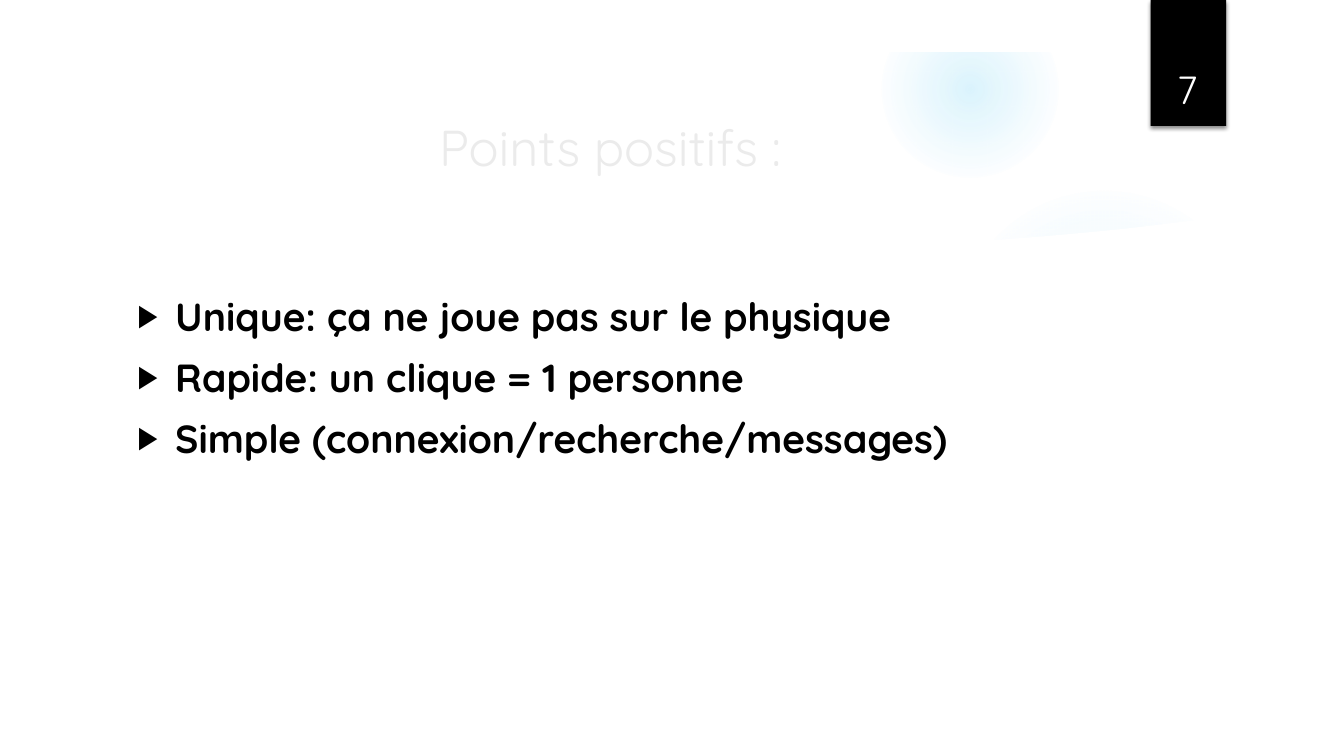
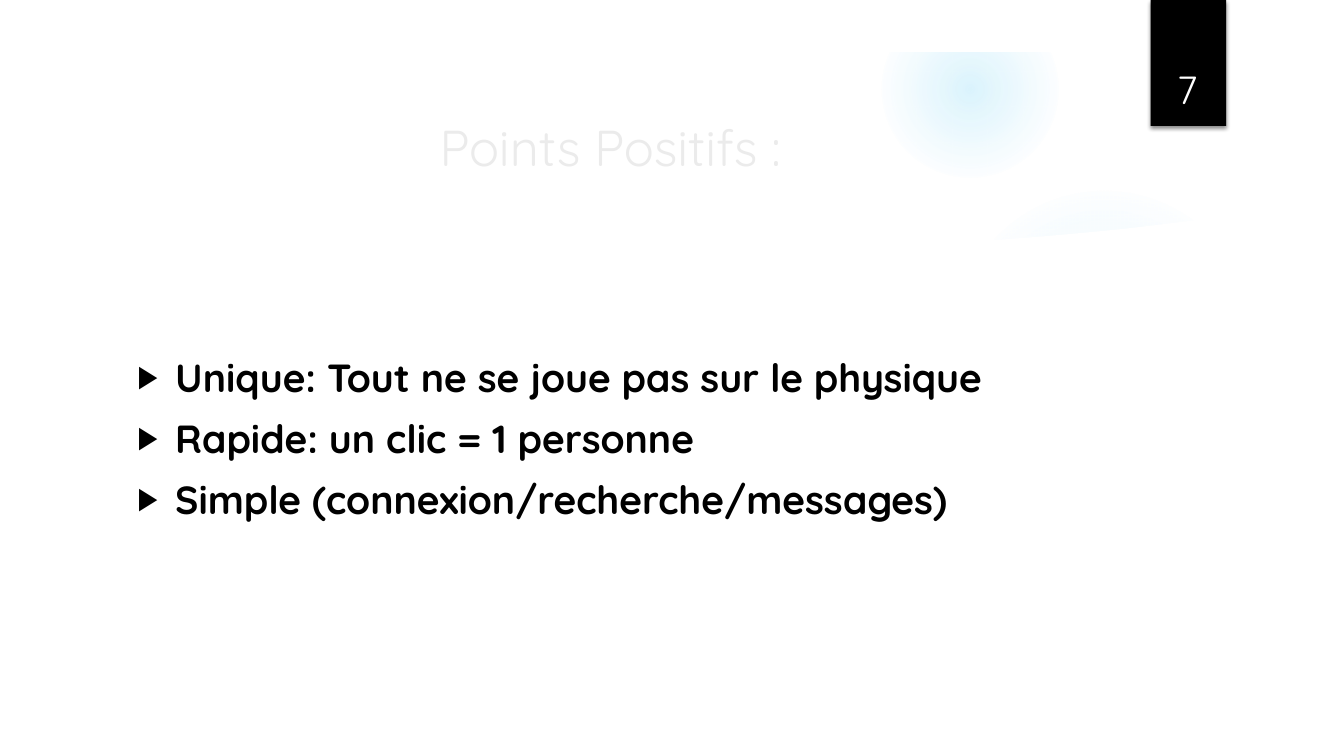
Before and after one commit to AnthonyNabais/ProjetPhp, a slide deck: slide 7 of BlinDatesvrai.pptx. Drawn at 1344x756 pixels with LibreOffice and Linux fonts; fonts in the diff are those of the drawing; background and template pictures are left out. Boxes give left, top, right and bottom in pixels: in the first picture for what was removed or moved away, otherwise in the second. Text is boxed around its words. In the diff, an @@ line names an element or a change of style, - is before the commit and + after.

```diff
--- a/BlinDatesvrai.pptx
+++ b/BlinDatesvrai.pptx
@@ title at bbox=[127, 107, 1093, 185]: text changed @@
-Points positifs :
+Points Positifs :
@@ text at bbox=[175, 363, 982, 461]: text changed @@
-▶ Unique: ça ne joue pas sur le physique
-▶ Rapide: un clique = 1 personne
+▶ Unique: Tout ne se joue pas sur le physique
+▶ Rapide: un clic = 1 personne
```
Also in this commit, not shown: 9 other slides changed.
